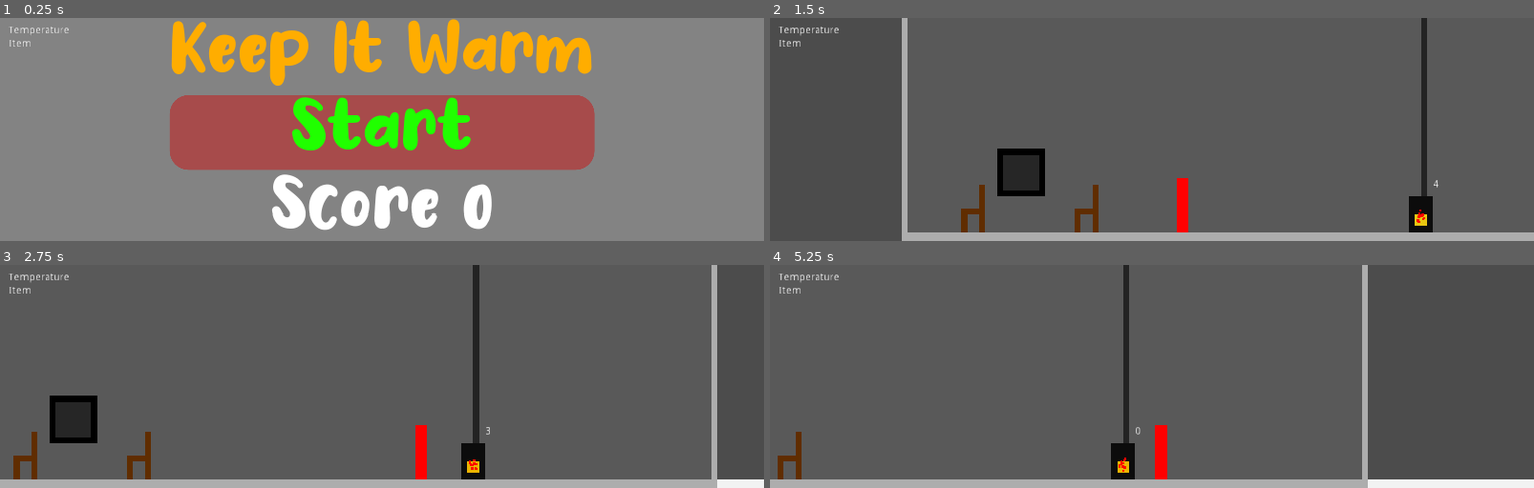
Above: before the commit, frames 1-4 (two rows, left to right).
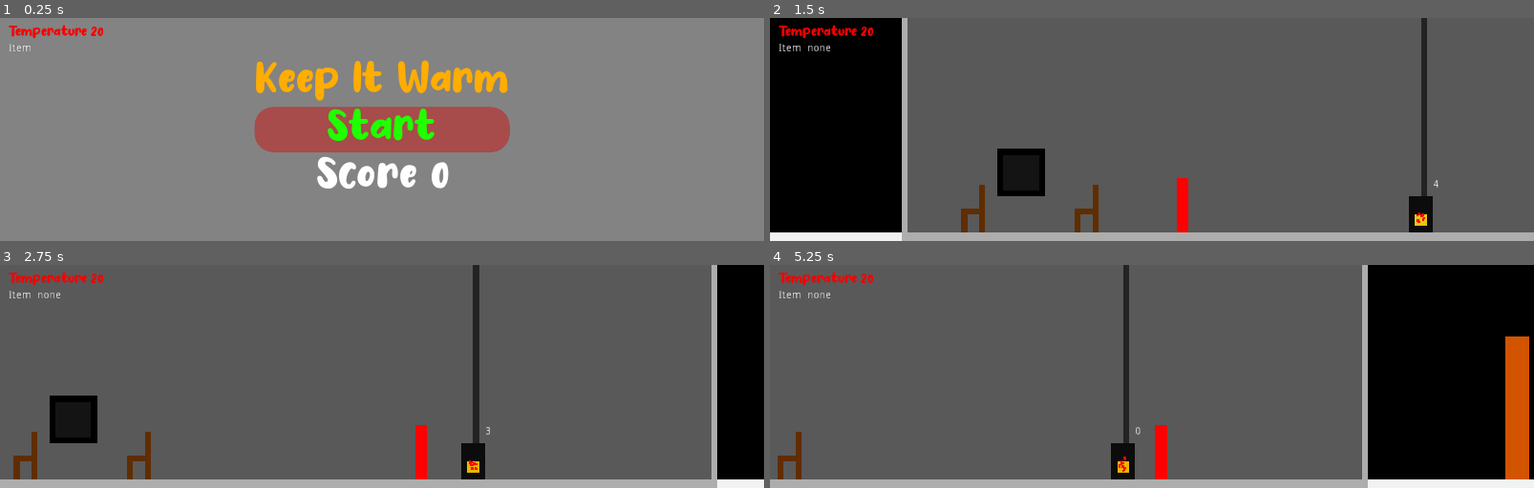
Above: after the commit, the same moments.

Repository: Fifut/Ludum-Dare-50
Game: Godot game, scene res://Main.tscn
Same seed, same stepped clock (60 frames per second), same inputs: the game is played once before the commit and once after it. Sound files missing from this copy of the repository are replaced by a short silence.
Inputs:
- Up to frame 1 (0.25 s): no input
- Up to frame 2 (1.5 s): click "Start" at 0.5 s; tap Enter (ui_accept) at 1.25, 1.35 s; hold Right (ui_right) from 1.28 s (still down)
- Up to frame 3 (2.75 s): keep holding Right (ui_right); tap Enter (ui_accept) at 1.52, 1.82, 2.1, 2.27, 2.57 s
- Up to frame 4 (5.25 s): release Right (ui_right) at 2.78 s; hold Left (ui_left) 2.78-3.53 s; tap Enter (ui_accept) at 2.85, 3.6, 3.77, 4.07, 4.35, 4.52, 4.82, 5.1 s; hold Right (ui_right) 3.53-5.03 s; hold Left (ui_left) from 5.03 s (still down)

The runs differ from the first frame. In frame 1, 26% of the frame differs, in the area x 1-78%, y 0-96%; in frame 2, 17%; in frame 3, 6.4%; in frame 4, 21%.
Error in both runs: Invalid call. Nonexistent function 'getItem' in base 'StaticBody2D'. (res://Furnace.gd:26)

Commit message:
Font et couleur indication temperature Particule neige

Diff:
--- a/Engine.gd
+++ b/Engine.gd
@@ -20,8 +20,8 @@
 
 # Called every frame. 'delta' is the elapsed time since the previous frame.
 func _process(delta):
-	$HUD/Control/VBoxContainer/Temperature.text = "Temperature " + str(_temperature)
-	$HUD/Control/VBoxContainer/Item.text = "Item  " + str(_item)
+	$CanvasLayer/HUD/Control/VBoxContainer/Temperature.text = "Temperature " + str(_temperature)
+	$CanvasLayer/HUD/Control/VBoxContainer/Item.text = "Item  " + str(_item)
 
 
 
@@ -32,12 +32,12 @@
 
 func setFire(status: bool):
 	if status:
-		$HUD/Timer.stop()
-		$HUD/Timer.start()
+		$CanvasLayer/HUD/Timer.stop()
+		$CanvasLayer/HUD/Timer.start()
 		_fire_status = true
 	else:
-		$HUD/Timer.stop()
-		$HUD/Timer.start()
+		$CanvasLayer/HUD/Timer.stop()
+		$CanvasLayer/HUD/Timer.start()
 		_fire_status = false
 
 
@@ -45,8 +45,10 @@
 func _on_Timer_timeout():
 
 	if _fire_status and _temperature < 25:
+		$CanvasLayer/HUD/Control/VBoxContainer/Temperature.modulate = "#00ff00"
 		_temperature += 1
 	elif not _fire_status:
+		$CanvasLayer/HUD/Control/VBoxContainer/Temperature.modulate = "#ff0000"
 		_temperature -= 1
 
 
--- a/Engine.tscn
+++ b/Engine.tscn
@@ -1,34 +1,43 @@
-[gd_scene load_steps=2 format=2]
+[gd_scene load_steps=4 format=2]
 
 [ext_resource path="res://Engine.gd" type="Script" id=1]
+[ext_resource path="res://Font/No Virus.ttf" type="DynamicFontData" id=2]
+
+[sub_resource type="DynamicFont" id=1]
+size = 20
+font_data = ExtResource( 2 )
 
 [node name="Engine" type="Node"]
 script = ExtResource( 1 )
 
-[node name="HUD" type="Node" parent="."]
+[node name="CanvasLayer" type="CanvasLayer" parent="."]
 
-[node name="Timer" type="Timer" parent="HUD"]
+[node name="HUD" type="Node" parent="CanvasLayer"]
+
+[node name="Timer" type="Timer" parent="CanvasLayer/HUD"]
 wait_time = 5.0
 
-[node name="Control" type="Control" parent="HUD"]
-margin_right = 1024.0
-margin_bottom = 600.0
+[node name="Control" type="Control" parent="CanvasLayer/HUD"]
+anchor_right = 1.0
+margin_bottom = 64.0
 
-[node name="VBoxContainer" type="VBoxContainer" parent="HUD/Control"]
+[node name="VBoxContainer" type="VBoxContainer" parent="CanvasLayer/HUD/Control"]
 margin_left = 10.0
 margin_top = 10.0
 margin_right = 1016.0
 margin_bottom = 64.0
 
-[node name="Temperature" type="Label" parent="HUD/Control/VBoxContainer"]
+[node name="Temperature" type="Label" parent="CanvasLayer/HUD/Control/VBoxContainer"]
+modulate = Color( 0.964706, 0, 0, 1 )
 margin_right = 1006.0
-margin_bottom = 14.0
+margin_bottom = 21.0
+custom_fonts/font = SubResource( 1 )
 text = "Temperature"
 
-[node name="Item" type="Label" parent="HUD/Control/VBoxContainer"]
-margin_top = 18.0
+[node name="Item" type="Label" parent="CanvasLayer/HUD/Control/VBoxContainer"]
+margin_top = 25.0
 margin_right = 1006.0
-margin_bottom = 32.0
+margin_bottom = 39.0
 text = "Item"
 
-[connection signal="timeout" from="HUD/Timer" to="." method="_on_Timer_timeout"]
+[connection signal="timeout" from="CanvasLayer/HUD/Timer" to="." method="_on_Timer_timeout"]
--- a/Font/Font.tres
+++ b/Font/Font.tres
@@ -3,5 +3,5 @@
 [ext_resource path="res://Font/No Virus.ttf" type="DynamicFontData" id=1]
 
 [resource]
-size = 100
+size = 60
 font_data = ExtResource( 1 )
--- a/House.tscn
+++ b/House.tscn
@@ -65,4 +65,4 @@
 margin_top = 183.928
 margin_right = 184.0
 margin_bottom = 231.928
-color = Color( 0.14902, 0.14902, 0.14902, 1 )
+color = Color( 0.14902, 0.14902, 0.14902, 0.529412 )
--- a/Main.tscn
+++ b/Main.tscn
@@ -4,27 +4,3 @@
 
 [node name="Main" type="Node"]
 script = ExtResource( 1 )
-
-[node name="CanvasLayer" type="CanvasLayer" parent="."]
-
-[node name="HUD" type="Control" parent="CanvasLayer"]
-anchor_right = 1.0
-anchor_bottom = 0.107
-margin_bottom = -0.200005
-
-[node name="VBoxContainer" type="VBoxContainer" parent="CanvasLayer/HUD"]
-margin_left = 10.0
-margin_top = 10.0
-margin_right = 1016.0
-margin_bottom = 64.0
-
-[node name="Temperature" type="Label" parent="CanvasLayer/HUD/VBoxContainer"]
-margin_right = 1006.0
-margin_bottom = 14.0
-text = "Temperature"
-
-[node name="Item" type="Label" parent="CanvasLayer/HUD/VBoxContainer"]
-margin_top = 18.0
-margin_right = 1006.0
-margin_bottom = 32.0
-text = "Item"
--- a/Menu.tscn
+++ b/Menu.tscn
@@ -41,23 +41,23 @@
 anchor_bottom = 1.0
 
 [node name="VBoxContainer" type="VBoxContainer" parent="CenterContainer"]
-margin_left = 224.0
-margin_top = 144.0
-margin_right = 799.0
-margin_bottom = 455.0
+margin_left = 339.0
+margin_top = 54.0
+margin_right = 685.0
+margin_bottom = 245.0
 
 [node name="Title" type="Label" parent="CenterContainer/VBoxContainer"]
-margin_right = 575.0
-margin_bottom = 101.0
+margin_right = 346.0
+margin_bottom = 61.0
 theme = SubResource( 1 )
 custom_colors/font_color = Color( 1, 0.678431, 0, 1 )
 custom_fonts/font = ExtResource( 1 )
 text = "Keep It Warm"
 
 [node name="Start" type="Button" parent="CenterContainer/VBoxContainer"]
-margin_top = 105.0
-margin_right = 575.0
-margin_bottom = 206.0
+margin_top = 65.0
+margin_right = 346.0
+margin_bottom = 126.0
 custom_colors/font_color = Color( 0.12549, 1, 0, 1 )
 custom_colors/font_color_hover = Color( 0.145098, 0.733333, 0, 1 )
 custom_fonts/font = ExtResource( 1 )
@@ -67,9 +67,9 @@
 text = "Start"
 
 [node name="Score" type="Label" parent="CenterContainer/VBoxContainer"]
-margin_top = 210.0
-margin_right = 575.0
-margin_bottom = 311.0
+margin_top = 130.0
+margin_right = 346.0
+margin_bottom = 191.0
 custom_fonts/font = ExtResource( 1 )
 text = "Score : 0"
 align = 1
--- /dev/null
+++ b/Pickable/Tree.tscn
@@ -0,0 +1,27 @@
+[gd_scene load_steps=3 format=2]
+
+[ext_resource path="res://Pickable/Pickable.tscn" type="PackedScene" id=1]
+
+[sub_resource type="RectangleShape2D" id=1]
+extents = Vector2( 16, 96 )
+
+[node name="Tree" instance=ExtResource( 1 )]
+name_ = "Tree"
+power = 60
+health = 20
+
+[node name="CollisionShape2D" parent="." index="0"]
+position = Vector2( 0, -96 )
+shape = SubResource( 1 )
+
+[node name="Health" parent="." index="3"]
+margin_left = 16.0
+margin_top = -64.0
+margin_right = 48.0
+margin_bottom = -48.0
+
+[node name="ColorRect" type="ColorRect" parent="." index="4"]
+margin_left = -16.0
+margin_top = -192.0
+margin_right = 16.0
+color = Color( 0.823529, 0.329412, 0, 1 )
--- a/World.tscn
+++ b/World.tscn
@@ -1,6 +1,7 @@
-[gd_scene load_steps=6 format=2]
+[gd_scene load_steps=7 format=2]
 
 [ext_resource path="res://Player/Player.tscn" type="PackedScene" id=1]
+[ext_resource path="res://Pickable/Tree.tscn" type="PackedScene" id=2]
 [ext_resource path="res://House.tscn" type="PackedScene" id=3]
 [ext_resource path="res://Furnace.tscn" type="PackedScene" id=4]
 [ext_resource path="res://Pickable/Chaire.tscn" type="PackedScene" id=7]
@@ -11,14 +12,16 @@
 [node name="World" type="Node2D"]
 
 [node name="Sky" type="ColorRect" parent="."]
-margin_right = 1024.0
-margin_bottom = 296.0
-color = Color( 0.207843, 0.2, 0.2, 1 )
+margin_left = -736.0
+margin_top = -64.0
+margin_right = 2752.0
+margin_bottom = 384.0
+color = Color( 0, 0, 0, 1 )
 
 [node name="Outside" type="StaticBody2D" parent="."]
 
 [node name="Floor" type="ColorRect" parent="Outside"]
-margin_left = 1024.0
+margin_left = -472.0
 margin_top = 288.0
 margin_right = 2048.0
 margin_bottom = 304.0
@@ -27,6 +30,56 @@
 [node name="CollisionShape2D" type="CollisionShape2D" parent="Outside"]
 position = Vector2( 1536, 296 )
 shape = SubResource( 1 )
+
+[node name="Snow" type="Node" parent="."]
+
+[node name="Snow1" type="CPUParticles2D" parent="Snow"]
+position = Vector2( -112, -128 )
+amount = 100
+lifetime = 15.0
+emission_shape = 1
+emission_sphere_radius = 100.0
+gravity = Vector2( 0, 5 )
+
+[node name="Snow2" type="CPUParticles2D" parent="Snow"]
+position = Vector2( 1152, -128 )
+amount = 100
+lifetime = 15.0
+emission_shape = 1
+emission_sphere_radius = 100.0
+gravity = Vector2( 0, 5 )
+
+[node name="Snow3" type="CPUParticles2D" parent="Snow"]
+position = Vector2( 1408, -128 )
+amount = 100
+lifetime = 15.0
+emission_shape = 1
+emission_sphere_radius = 100.0
+gravity = Vector2( 0, 5 )
+
+[node name="Snow4" type="CPUParticles2D" parent="Snow"]
+position = Vector2( 1600, -128 )
+amount = 100
+lifetime = 15.0
+emission_shape = 1
+emission_sphere_radius = 100.0
+gravity = Vector2( 0, 5 )
+
+[node name="Snow5" type="CPUParticles2D" parent="Snow"]
+position = Vector2( 1856, -128 )
+amount = 100
+lifetime = 15.0
+emission_shape = 1
+emission_sphere_radius = 100.0
+gravity = Vector2( 0, 5 )
+
+[node name="Snow6" type="CPUParticles2D" parent="Snow"]
+position = Vector2( 2048, -128 )
+amount = 100
+lifetime = 15.0
+emission_shape = 1
+emission_sphere_radius = 100.0
+gravity = Vector2( 0, 5 )
 
 [node name="House" parent="." instance=ExtResource( 3 )]
 
@@ -41,5 +94,8 @@
 position = Vector2( 88, 288 )
 name_ = "Chair2"
 
+[node name="Tree" parent="." instance=ExtResource( 2 )]
+position = Vector2( 1224, 288 )
+
 [node name="Player" parent="." instance=ExtResource( 1 )]
 position = Vector2( 336, 280 )
